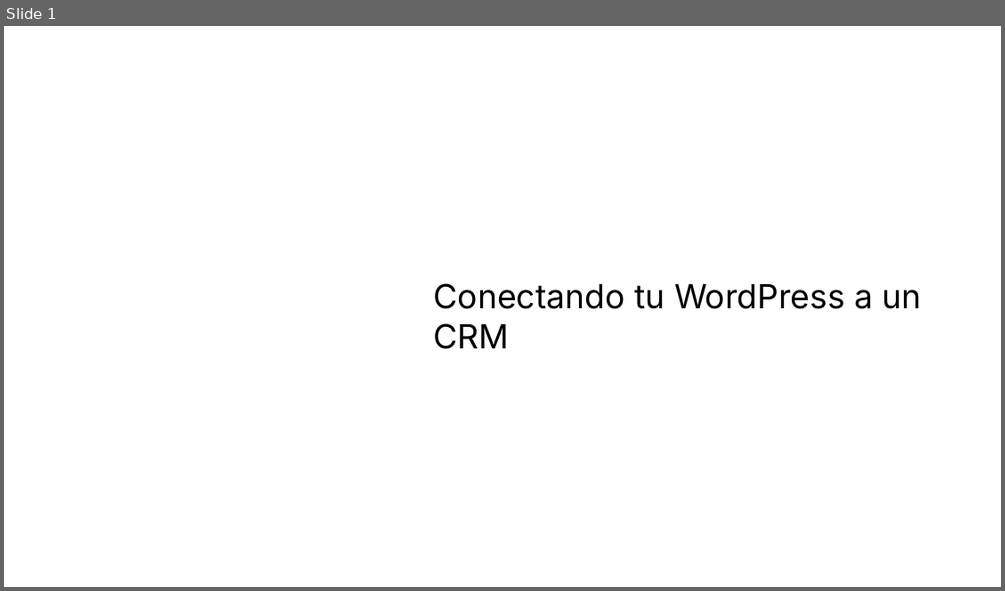
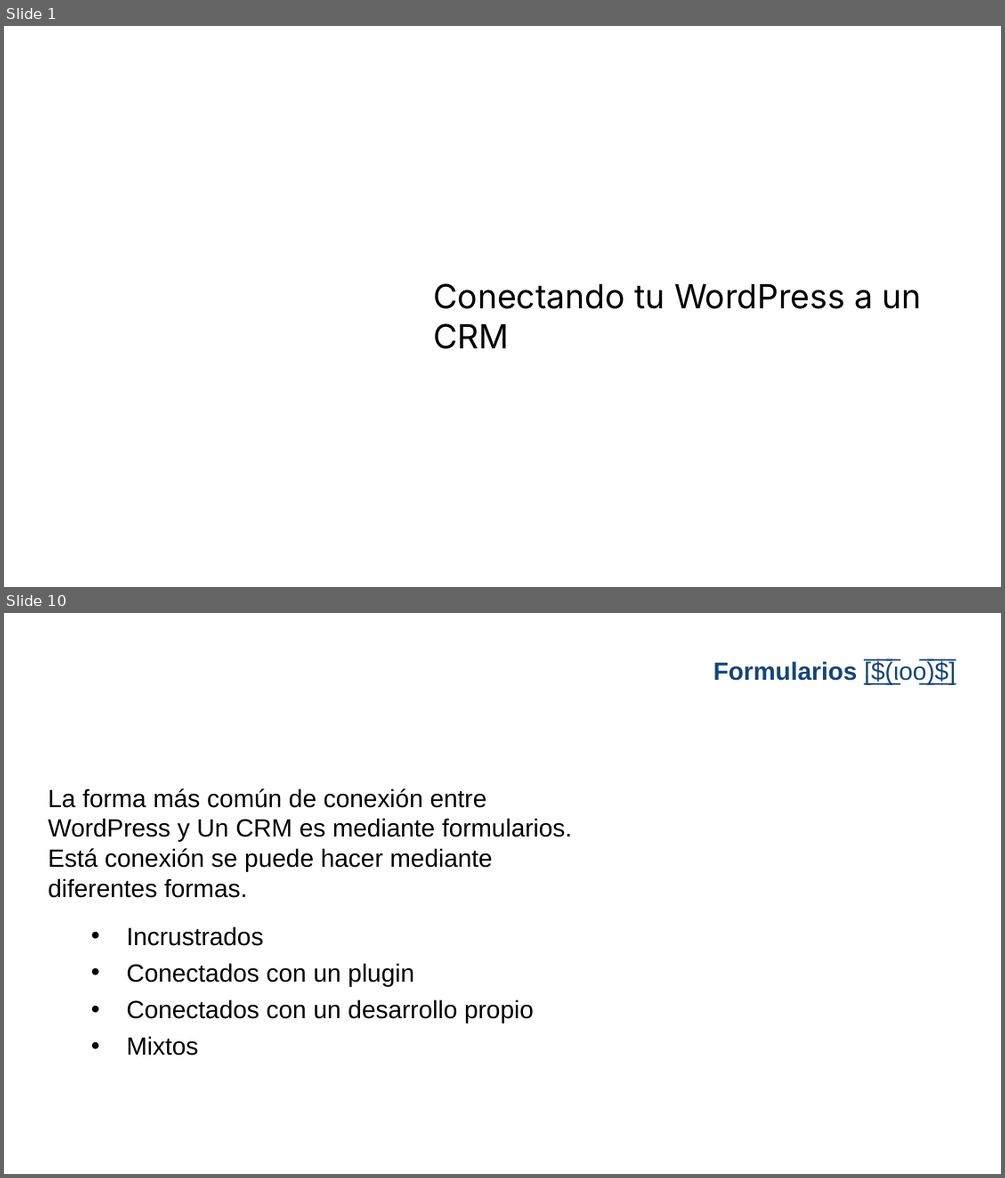
Before and after one commit to gwannon/WordCampBilbao2025, a slide deck: WCBIO25_Jorge-Monclus.pptx. Shown one above the other, each under a label of ours: slide 1 before the commit, slides 1 and 10 after it; the slides between them are not shown. The pictures are 1005x591 and 1005x1178 pixels, drawn with LibreOffice and Linux fonts; fonts in the diff are those of the drawing; background and template pictures are left out. Boxes give left, top, right and bottom in pixels: in the first picture for what was removed or moved away, otherwise in the second. Text is boxed around its words. In the diff, an @@ line names an element or a change of style, - is before the commit and + after.

```diff
--- a/WCBIO25_Jorge-Monclus.pptx
+++ b/WCBIO25_Jorge-Monclus.pptx
@@ slide 10 added at <box>4,613,1001,1174</box>, background picture (left out) @@
@@ title added at <box>713,660,955,684</box>, 18 pt, text #174575 @@
+Formularios [̲̅$̲̅(̲̅ιοο̲̅)̲̅$̲̅]
@@ text added at <box>48,788,572,1055</box>, 18 pt, text #000000 @@
+La forma más común de conexión entre WordPress y Un CRM es mediante formularios. Está conexión se puede hacer mediante diferentes formas.
+• Incrustrados
+• Conectados con un plugin
+• Conectados con un desarrollo propio
+• Mixtos
```
Also in this commit, not shown: 2 slides changed, 15 other slides added, 4 slides removed, 2 other files.
